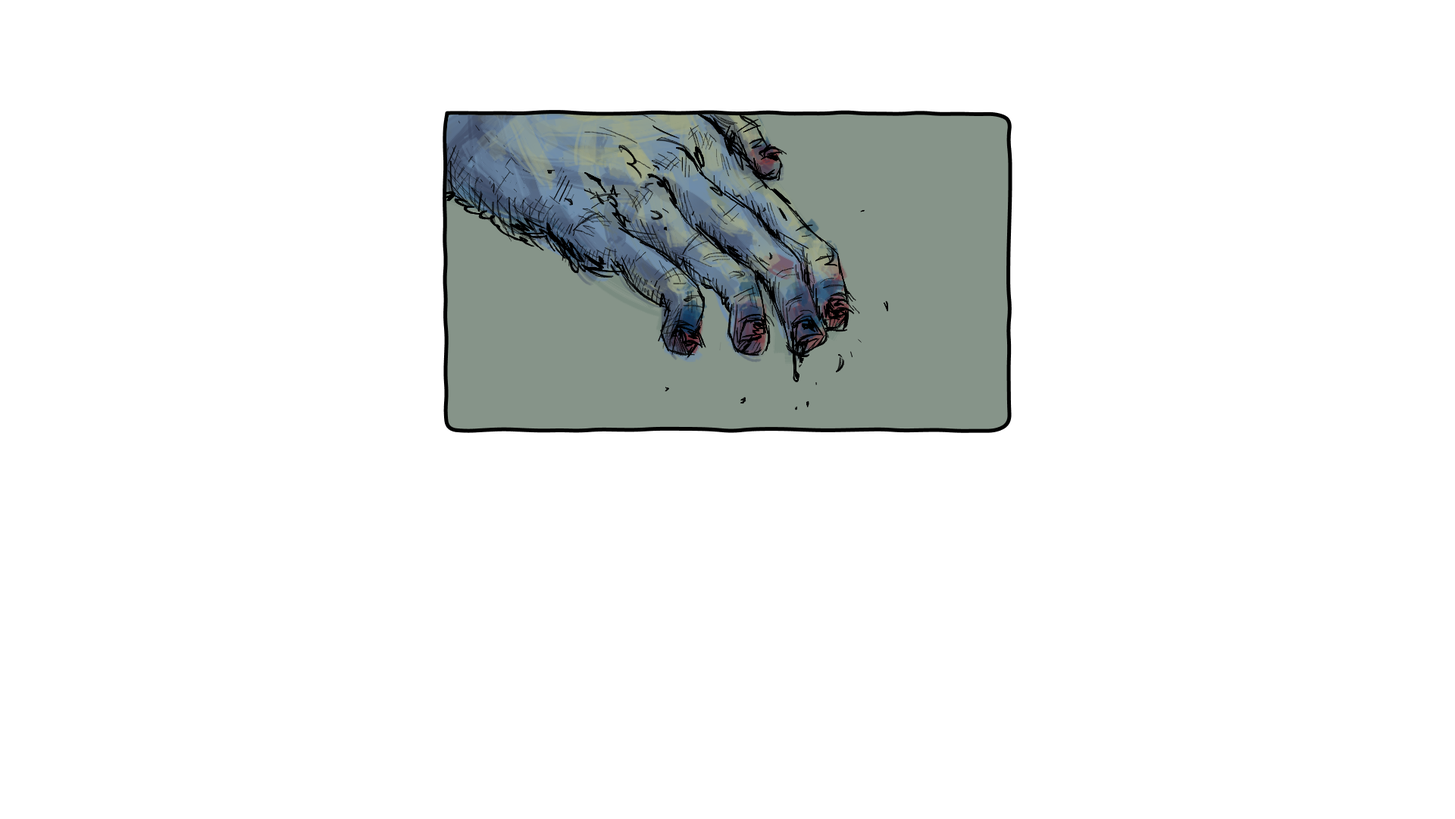
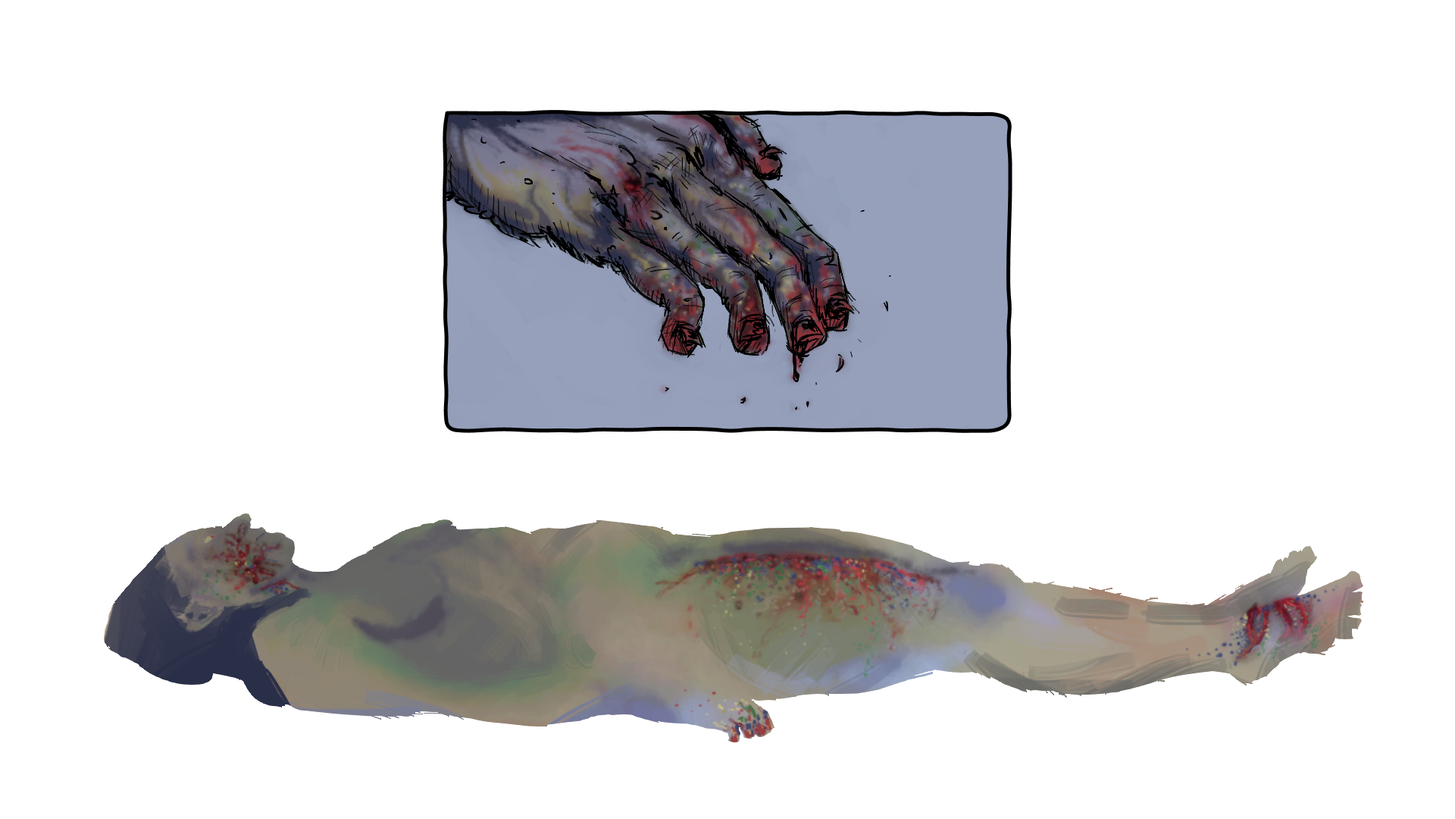
The second 1455 x 819 image is a revision of the first. Changes to its layers:
added layer "muestra" above "quemar" over [103, 113, 1364, 743]
renamed "Fondo" to "linea", painted on it over [103, 113, 1364, 743]
painted on "Capa de pintura 1" over [446, 113, 1009, 430]
